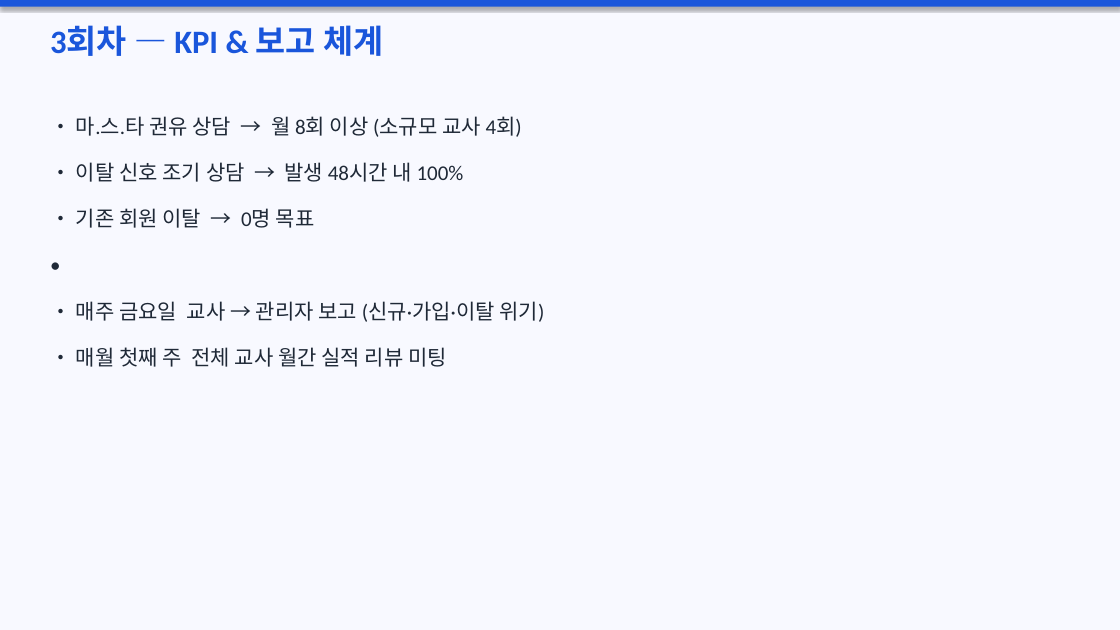
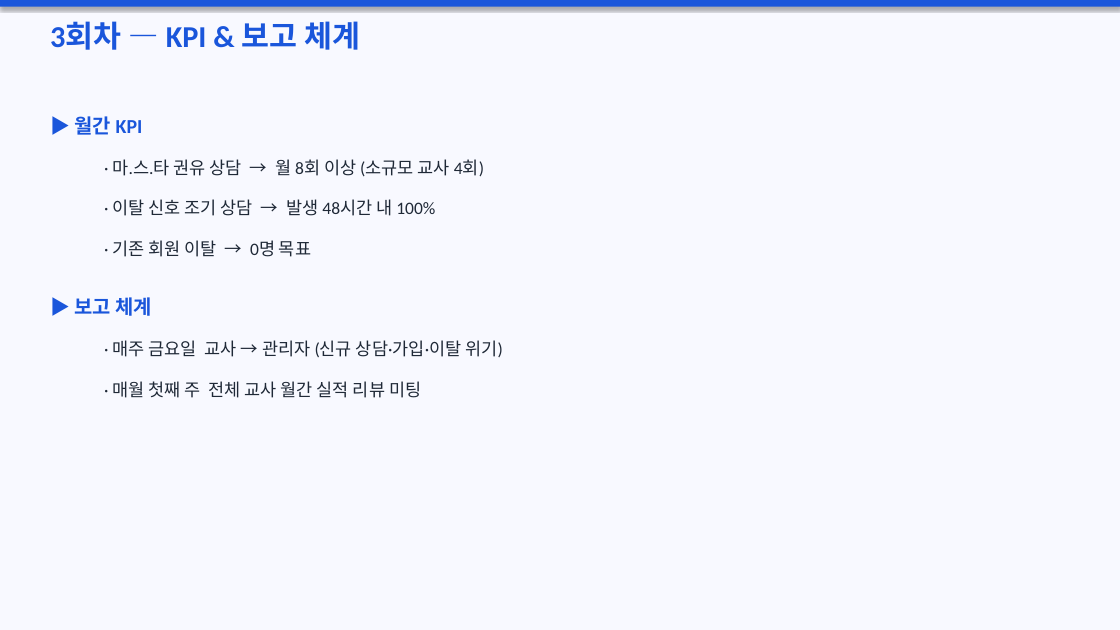
Before and after one commit to kimjungsul/kumon-masta-training, a slide deck: slide 11 of 마스타_교사교육안.pptx. Drawn at 1120x630 pixels with LibreOffice and Linux fonts; fonts in the diff are those of the drawing. Boxes give left, top, right and bottom in pixels: in the first picture for what was removed or moved away, otherwise in the second. Text is boxed around its words. In the diff, an @@ line names an element or a change of style, - is before the commit and + after.

```diff
--- a/마스타_교사교육안.pptx
+++ b/마스타_교사교육안.pptx
@@ text "3회차 — KPI & 보고 ..." at box(50, 21, 361, 50): size 28 to 26 pt @@
@@ text added at box(75, 116, 143, 135), 17 pt, text #1A56DB, bold @@
+▶ 월간 KPI
@@ text at box(113, 159, 484, 176): text changed; size 18 to 15 pt @@
-• 마.스.타 권유 상담 → 월 8회 이상 (소규모 교사 4회)
+· 마.스.타 권유 상담 → 월 8회 이상 (소규모 교사 4회)
@@ text at box(113, 199, 435, 216): text changed; size 18 to 15 pt @@
-• 이탈 신호 조기 상담 → 발생 48시간 내 100%
+· 이탈 신호 조기 상담 → 발생 48시간 내 100%
@@ text removed at box(42, 248, 1078, 290) @@
-•
@@ text at box(113, 240, 311, 257): text changed; size 18 to 15 pt @@
-• 기존 회원 이탈 → 0명 목표
+· 기존 회원 이탈 → 0명 목표
@@ text at box(75, 297, 153, 316): text changed; size 18 to 17 pt; text colour #1F2937 to #1A56DB; bold on @@
-• 매주 금요일 교사 → 관리자 보고 (신규·가입·이탈 위기)
+▶ 보고 체계
@@ text added at box(113, 340, 503, 357), 15 pt, text #1F2937 @@
+· 매주 금요일 교사 → 관리자 (신규 상담·가입·이탈 위기)
@@ text at box(113, 381, 421, 398): text changed; size 18 to 15 pt @@
-• 매월 첫째 주 전체 교사 월간 실적 리뷰 미팅
+· 매월 첫째 주 전체 교사 월간 실적 리뷰 미팅
```
Also in this commit, not shown: 16 other slides changed, 7 slides added, 1 slide removed, 1 other file.
